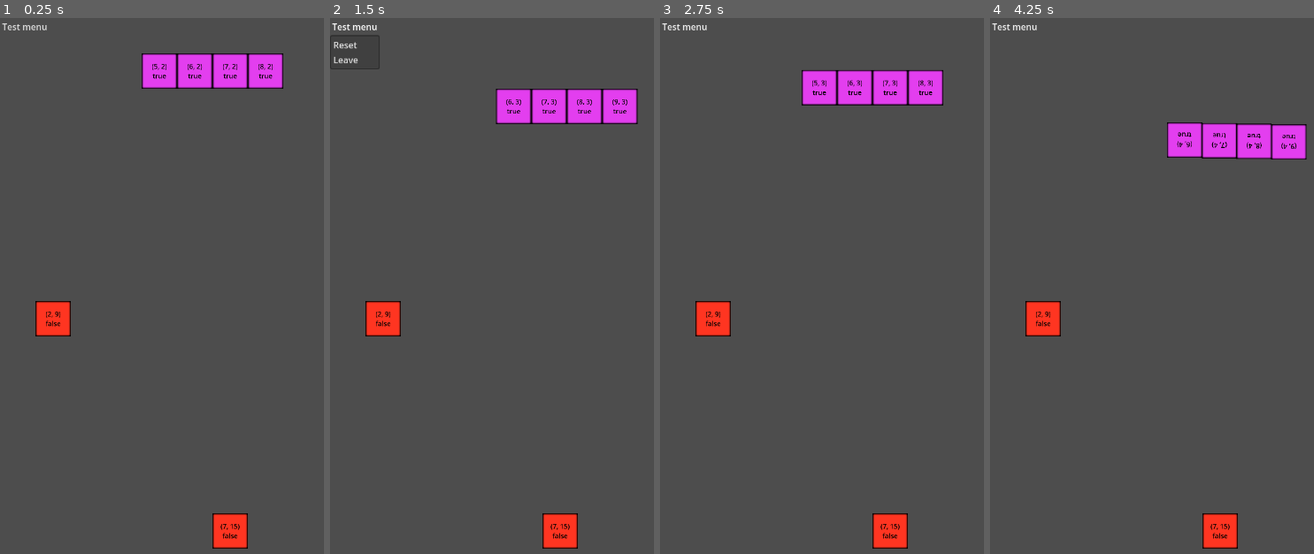
Above: before the commit, frames 1-4 (left to right).
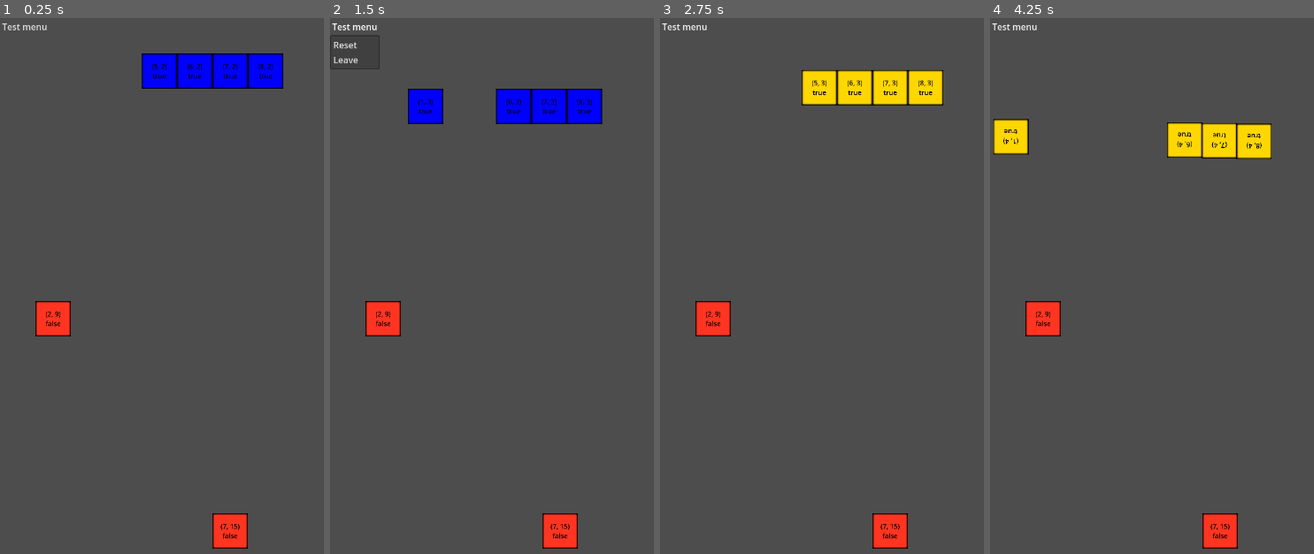
Above: after the commit, the same moments.

Repository: pandulapeter/wrapris
Game: Godot game, scene res://shapes/shape_movement_test.tscn
Same seed, same stepped clock (60 frames per second), same inputs: the game is played once before the commit and once after it. This scene is started directly instead of the project's main scene.
Inputs:
- Up to frame 1 (0.25 s): no input
- Up to frame 2 (1.5 s): click "Test menu" at 0.5 s; hold Right (shape_move_right) from 1.28 s (still down); hold Space (shape_rotate) from 1.28 s (still down)
- Up to frame 3 (2.75 s): release Right (shape_move_right) at 2.03 s; release Space (shape_rotate) at 2.03 s; hold Down (shape_move_down) from 2.03 s (still down); tap Space (shape_rotate) at 2.1 s
- Up to frame 4 (4.25 s): release Down (shape_move_down) at 2.78 s; hold Space (shape_rotate) 2.78-3.53 s; hold Right (shape_move_right) from 2.78 s (still down); tap Space (shape_rotate) at 3.6 s

The runs differ from the first frame. In frame 1, 2.8% of the frame differs, in the area x 43-88%, y 6-14%; in frame 2, 3.6%, in the area x 24-96%, y 13-20%; in frame 3, 2.8%; in frame 4, 3.5%.

Commit message:
Rename the game to Wrapris.

Diff:
--- a/block/block.gd
+++ b/block/block.gd
@@ -8,8 +8,11 @@
 var normalizedDestination: Vector2
 var normalizedDestinationInNextFrame: Vector2
 var shapeId = ""
+var normalizedViewportSize: Vector2
 
 func _ready():
+	normalizedViewportSize = normalizePosition(get_viewport().size)
+
 	# Snap to the grid
 	var normalizedPosition = normalizePosition(global_position)
 	global_position = denormalizePosition(normalizedPosition)
@@ -94,13 +97,22 @@
 func canMoveToDirection(direction: Vector2):
 	if not isMoving:
 		return false
-	var targetPosition = normalizedDestination + direction
+	var targetPosition = calculateFutureDestination(direction)
+	if targetPosition.y > normalizedViewportSize.y:
+		return false
 	var isTargetPositionFree = true
 	for block in get_tree().get_nodes_in_group("blocks"):
 		if block.normalizedDestination == targetPosition:
 			if shapeId == null || not block.is_in_group(shapeId):
 				isTargetPositionFree = false
 	return isTargetPositionFree
+
+func calculateFutureDestination(direction: Vector2):
+	var target = normalizedDestination + direction
+	return Vector2(
+		wrapf(target.x, 1, normalizedViewportSize.x + 1),
+		target.y
+	)
 
 func move(direction: Vector2):
 	# Check that the target position is empty, or is occupied by
@@ -110,7 +122,7 @@
 		if not block.canMoveToDirection(direction):
 			canMove = false
 	if canMove:
-		normalizedDestinationInNextFrame = normalizedDestination + direction
+		normalizedDestinationInNextFrame = calculateFutureDestination(direction)
 	refreshDebugText()
 	return canMove
 
--- a/block/block_placement_test.tscn
+++ b/block/block_placement_test.tscn
@@ -31,6 +31,202 @@
 position = Vector2(31, 1248)
 scale = Vector2(0.25, 0.25)
 tint = Color(0.117647, 0.72549, 0.286275, 1)
+shouldShowDebugInfo = true
+isMoving = false
+
+[node name="StaticBlock05" parent="." instance=ExtResource("1_dbyp8")]
+position = Vector2(95, 1184)
+scale = Vector2(0.25, 0.25)
+tint = Color(0.784314, 0.4, 0.988235, 1)
+shouldShowDebugInfo = true
+isMoving = false
+
+[node name="StaticBlock06" parent="." instance=ExtResource("1_dbyp8")]
+position = Vector2(671, 1184)
+scale = Vector2(0.25, 0.25)
+tint = Color(0.784314, 0.4, 0.988235, 1)
+shouldShowDebugInfo = true
+isMoving = false
+
+[node name="StaticBlock07" parent="." instance=ExtResource("1_dbyp8")]
+position = Vector2(671, 96)
+scale = Vector2(0.25, 0.25)
+tint = Color(0.784314, 0.4, 0.988235, 1)
+shouldShowDebugInfo = true
+isMoving = false
+
+[node name="StaticBlock08" parent="." instance=ExtResource("1_dbyp8")]
+position = Vector2(95, 96)
+scale = Vector2(0.25, 0.25)
+tint = Color(0.784314, 0.4, 0.988235, 1)
+shouldShowDebugInfo = true
+isMoving = false
+
+[node name="StaticBlock09" parent="." instance=ExtResource("1_dbyp8")]
+position = Vector2(159, 1120)
+scale = Vector2(0.25, 0.25)
+tint = Color(0.784314, 0.4, 0.988235, 1)
+shouldShowDebugInfo = true
+isMoving = false
+
+[node name="StaticBlock10" parent="." instance=ExtResource("1_dbyp8")]
+position = Vector2(607, 1120)
+scale = Vector2(0.25, 0.25)
+tint = Color(0.784314, 0.4, 0.988235, 1)
+shouldShowDebugInfo = true
+isMoving = false
+
+[node name="StaticBlock11" parent="." instance=ExtResource("1_dbyp8")]
+position = Vector2(607, 160)
+scale = Vector2(0.25, 0.25)
+tint = Color(0.784314, 0.4, 0.988235, 1)
+shouldShowDebugInfo = true
+isMoving = false
+
+[node name="StaticBlock12" parent="." instance=ExtResource("1_dbyp8")]
+position = Vector2(159, 160)
+scale = Vector2(0.25, 0.25)
+tint = Color(0.784314, 0.4, 0.988235, 1)
+shouldShowDebugInfo = true
+isMoving = false
+
+[node name="StaticBlock13" parent="." instance=ExtResource("1_dbyp8")]
+position = Vector2(223, 1056)
+scale = Vector2(0.25, 0.25)
+tint = Color(0.784314, 0.4, 0.988235, 1)
+shouldShowDebugInfo = true
+isMoving = false
+
+[node name="StaticBlock14" parent="." instance=ExtResource("1_dbyp8")]
+position = Vector2(543, 1056)
+scale = Vector2(0.25, 0.25)
+tint = Color(0.784314, 0.4, 0.988235, 1)
+shouldShowDebugInfo = true
+isMoving = false
+
+[node name="StaticBlock15" parent="." instance=ExtResource("1_dbyp8")]
+position = Vector2(543, 224)
+scale = Vector2(0.25, 0.25)
+tint = Color(0.784314, 0.4, 0.988235, 1)
+shouldShowDebugInfo = true
+isMoving = false
+
+[node name="StaticBlock16" parent="." instance=ExtResource("1_dbyp8")]
+position = Vector2(223, 224)
+scale = Vector2(0.25, 0.25)
+tint = Color(0.784314, 0.4, 0.988235, 1)
+shouldShowDebugInfo = true
+isMoving = false
+
+[node name="StaticBlock17" parent="." instance=ExtResource("1_dbyp8")]
+position = Vector2(287, 992)
+scale = Vector2(0.25, 0.25)
+tint = Color(0.784314, 0.4, 0.988235, 1)
+shouldShowDebugInfo = true
+isMoving = false
+
+[node name="StaticBlock18" parent="." instance=ExtResource("1_dbyp8")]
+position = Vector2(479, 992)
+scale = Vector2(0.25, 0.25)
+tint = Color(0.784314, 0.4, 0.988235, 1)
+shouldShowDebugInfo = true
+isMoving = false
+
+[node name="StaticBlock19" parent="." instance=ExtResource("1_dbyp8")]
+position = Vector2(479, 288)
+scale = Vector2(0.25, 0.25)
+tint = Color(0.784314, 0.4, 0.988235, 1)
+shouldShowDebugInfo = true
+isMoving = false
+
+[node name="StaticBlock20" parent="." instance=ExtResource("1_dbyp8")]
+position = Vector2(287, 288)
+scale = Vector2(0.25, 0.25)
+tint = Color(0.784314, 0.4, 0.988235, 1)
+shouldShowDebugInfo = true
+isMoving = false
+
+[node name="StaticBlock21" parent="." instance=ExtResource("1_dbyp8")]
+position = Vector2(351, 928)
+scale = Vector2(0.25, 0.25)
+tint = Color(0.784314, 0.4, 0.988235, 1)
+shouldShowDebugInfo = true
+isMoving = false
+
+[node name="StaticBlock22" parent="." instance=ExtResource("1_dbyp8")]
+position = Vector2(415, 928)
+scale = Vector2(0.25, 0.25)
+tint = Color(0.784314, 0.4, 0.988235, 1)
+shouldShowDebugInfo = true
+isMoving = false
+
+[node name="StaticBlock23" parent="." instance=ExtResource("1_dbyp8")]
+position = Vector2(415, 352)
+scale = Vector2(0.25, 0.25)
+tint = Color(0.784314, 0.4, 0.988235, 1)
+shouldShowDebugInfo = true
+isMoving = false
+
+[node name="StaticBlock24" parent="." instance=ExtResource("1_dbyp8")]
+position = Vector2(351, 352)
+scale = Vector2(0.25, 0.25)
+tint = Color(0.784314, 0.4, 0.988235, 1)
+shouldShowDebugInfo = true
+isMoving = false
+
+[node name="StaticBlock25" parent="." instance=ExtResource("1_dbyp8")]
+position = Vector2(351, 480)
+scale = Vector2(0.25, 0.25)
+tint = Color(0.784314, 0.4, 0.988235, 1)
+shouldShowDebugInfo = true
+isMoving = false
+
+[node name="StaticBlock26" parent="." instance=ExtResource("1_dbyp8")]
+position = Vector2(415, 480)
+scale = Vector2(0.25, 0.25)
+tint = Color(0.784314, 0.4, 0.988235, 1)
+shouldShowDebugInfo = true
+isMoving = false
+
+[node name="StaticBlock27" parent="." instance=ExtResource("1_dbyp8")]
+position = Vector2(415, 800)
+scale = Vector2(0.25, 0.25)
+tint = Color(0.784314, 0.4, 0.988235, 1)
+shouldShowDebugInfo = true
+isMoving = false
+
+[node name="StaticBlock28" parent="." instance=ExtResource("1_dbyp8")]
+position = Vector2(351, 800)
+scale = Vector2(0.25, 0.25)
+tint = Color(0.784314, 0.4, 0.988235, 1)
+shouldShowDebugInfo = true
+isMoving = false
+
+[node name="StaticBlock29" parent="." instance=ExtResource("1_dbyp8")]
+position = Vector2(351, 608)
+scale = Vector2(0.25, 0.25)
+tint = Color(0.262745, 0.631373, 0.921569, 1)
+shouldShowDebugInfo = true
+isMoving = false
+
+[node name="StaticBlock30" parent="." instance=ExtResource("1_dbyp8")]
+position = Vector2(415, 608)
+scale = Vector2(0.25, 0.25)
+tint = Color(0.262745, 0.631373, 0.921569, 1)
+shouldShowDebugInfo = true
+isMoving = false
+
+[node name="StaticBlock31" parent="." instance=ExtResource("1_dbyp8")]
+position = Vector2(415, 672)
+scale = Vector2(0.25, 0.25)
+tint = Color(0.262745, 0.631373, 0.921569, 1)
+shouldShowDebugInfo = true
+isMoving = false
+
+[node name="StaticBlock32" parent="." instance=ExtResource("1_dbyp8")]
+position = Vector2(351, 672)
+scale = Vector2(0.25, 0.25)
+tint = Color(0.262745, 0.631373, 0.921569, 1)
 shouldShowDebugInfo = true
 isMoving = false
 
--- a/main.gd
+++ b/main.gd
@@ -3,13 +3,15 @@
 enum TestSceneId {
 	BLOCK_PLACEMENT,
 	BLOCK_MOVEMENT,
-	SHAPE_MOVEMENT
+	SHAPE_MOVEMENT,
+	SHAPE_COLORING
 }
 
 func _ready():
 	$TestScenesMenuButton.get_popup().add_item("Block placement", TestSceneId.BLOCK_PLACEMENT)
 	$TestScenesMenuButton.get_popup().add_item("Block movement", TestSceneId.BLOCK_MOVEMENT)
 	$TestScenesMenuButton.get_popup().add_item("Shape movement", TestSceneId.SHAPE_MOVEMENT)
+	$TestScenesMenuButton.get_popup().add_item("Shape coloring", TestSceneId.SHAPE_COLORING)
 	$TestScenesMenuButton.get_popup().id_pressed.connect(onTestSceneSelected)
 
 func onTestSceneSelected(sceneId: TestSceneId):
@@ -20,3 +22,5 @@
 			get_tree().change_scene_to_file("res://block/block_movement_test.tscn")
 		TestSceneId.SHAPE_MOVEMENT:
 			get_tree().change_scene_to_file("res://shapes/shape_movement_test.tscn")
+		TestSceneId.SHAPE_COLORING:
+			get_tree().change_scene_to_file("res://shapes/shape_coloring_test.tscn")
--- a/main.tscn
+++ b/main.tscn
@@ -12,7 +12,7 @@
 offset_bottom = 259.0
 grow_horizontal = 2
 theme_override_font_sizes/font_size = 72
-text = "Patris"
+text = "Wrapris"
 horizontal_alignment = 1
 vertical_alignment = 1
 uppercase = true
--- a/project.godot
+++ b/project.godot
@@ -10,7 +10,7 @@
 
 [application]
 
-config/name="Patris"
+config/name="Wrapris"
 run/main_scene="res://main.tscn"
 config/features=PackedStringArray("4.1", "Forward Plus")
 config/icon="res://icon.svg"
--- a/shapes/base_shape.gd
+++ b/shapes/base_shape.gd
@@ -2,10 +2,18 @@
 
 class_name BaseShape
 
-@export var tint: Color = Color.WHITE
 @export var shouldShowDebugInfo: bool = false
 @export var moveTimerWaitTime: float = 0.5
 var shapeId
+var possibleColors = [
+	Color.BLUE,
+	Color.BLUE_VIOLET,
+	Color.CHARTREUSE,
+	Color.CRIMSON,
+	Color.CYAN,
+	Color.GOLD,
+	Color.GREEN
+]
 
 func getChildBlocks():
 	if (shapeId == null):
@@ -26,6 +34,7 @@
 func initialize():
 	shapeId = "shape" + str($"/root/Shared".onNewShapeCreated())
 	print("Shape " + shapeId + " child count: " + str(get_child_count()))
+	var tint = generateRandomColor()
 	for block in get_children():
 		block.tint = tint
 		block.shouldShowDebugInfo = shouldShowDebugInfo
@@ -38,3 +47,6 @@
 
 func rotateShape():
 	pass
+
+func generateRandomColor():
+	return possibleColors[randi() % possibleColors.size()]
--- /dev/null
+++ b/shapes/shape_coloring_test.tscn
@@ -0,0 +1,313 @@
+[gd_scene load_steps=4 format=3 uid="uid://koy4rfrlyqs8"]
+
+[ext_resource type="PackedScene" uid="uid://c3ca85mocyi1w" path="res://shapes/shape01/shape_01.tscn" id="1_ub8fr"]
+[ext_resource type="PackedScene" uid="uid://3rnb46mqief4" path="res://block/block.tscn" id="2_pdebt"]
+[ext_resource type="PackedScene" uid="uid://bhqmsjpfrii24" path="res://shared/test_menu.tscn" id="3_hxuaq"]
+
+[node name="ShapeMovementTest" type="Node2D"]
+
+[node name="Shape01" parent="." instance=ExtResource("1_ub8fr")]
+position = Vector2(128, 1184)
+moveTimerWaitTime = 1.0
+
+[node name="Shape02" parent="." instance=ExtResource("1_ub8fr")]
+position = Vector2(384, 1184)
+moveTimerWaitTime = 1.0
+
+[node name="Shape03" parent="." instance=ExtResource("1_ub8fr")]
+position = Vector2(640, 1184)
+moveTimerWaitTime = 1.0
+
+[node name="Shape04" parent="." instance=ExtResource("1_ub8fr")]
+position = Vector2(640, 1120)
+moveTimerWaitTime = 1.0
+
+[node name="Shape05" parent="." instance=ExtResource("1_ub8fr")]
+position = Vector2(384, 1120)
+moveTimerWaitTime = 1.0
+
+[node name="Shape06" parent="." instance=ExtResource("1_ub8fr")]
+position = Vector2(128, 1120)
+moveTimerWaitTime = 1.0
+
+[node name="Shape07" parent="." instance=ExtResource("1_ub8fr")]
+position = Vector2(128, 1056)
+moveTimerWaitTime = 1.0
+
+[node name="Shape08" parent="." instance=ExtResource("1_ub8fr")]
+position = Vector2(384, 1056)
+moveTimerWaitTime = 1.0
+
+[node name="Shape09" parent="." instance=ExtResource("1_ub8fr")]
+position = Vector2(640, 1056)
+moveTimerWaitTime = 1.0
+
+[node name="Shape10" parent="." instance=ExtResource("1_ub8fr")]
+position = Vector2(640, 992)
+moveTimerWaitTime = 1.0
+
+[node name="Shape11" parent="." instance=ExtResource("1_ub8fr")]
+position = Vector2(384, 992)
+moveTimerWaitTime = 1.0
+
+[node name="Shape12" parent="." instance=ExtResource("1_ub8fr")]
+position = Vector2(128, 992)
+moveTimerWaitTime = 1.0
+
+[node name="Shape13" parent="." instance=ExtResource("1_ub8fr")]
+position = Vector2(128, 928)
+moveTimerWaitTime = 1.0
+
+[node name="Shape14" parent="." instance=ExtResource("1_ub8fr")]
+position = Vector2(384, 928)
+moveTimerWaitTime = 1.0
+
+[node name="Shape15" parent="." instance=ExtResource("1_ub8fr")]
+position = Vector2(640, 928)
+moveTimerWaitTime = 1.0
+
+[node name="Shape16" parent="." instance=ExtResource("1_ub8fr")]
+position = Vector2(640, 864)
+moveTimerWaitTime = 1.0
+
+[node name="Shape17" parent="." instance=ExtResource("1_ub8fr")]
+position = Vector2(384, 864)
+moveTimerWaitTime = 1.0
+
+[node name="Shape18" parent="." instance=ExtResource("1_ub8fr")]
+position = Vector2(128, 864)
+moveTimerWaitTime = 1.0
+
+[node name="Shape19" parent="." instance=ExtResource("1_ub8fr")]
+position = Vector2(128, 800)
+moveTimerWaitTime = 1.0
+
+[node name="Shape20" parent="." instance=ExtResource("1_ub8fr")]
+position = Vector2(384, 800)
+moveTimerWaitTime = 1.0
+
+[node name="Shape21" parent="." instance=ExtResource("1_ub8fr")]
+position = Vector2(640, 800)
+moveTimerWaitTime = 1.0
+
+[node name="Shape22" parent="." instance=ExtResource("1_ub8fr")]
+position = Vector2(640, 736)
+moveTimerWaitTime = 1.0
+
+[node name="Shape23" parent="." instance=ExtResource("1_ub8fr")]
+position = Vector2(384, 736)
+moveTimerWaitTime = 1.0
+
+[node name="Shape24" parent="." instance=ExtResource("1_ub8fr")]
+position = Vector2(128, 736)
+moveTimerWaitTime = 1.0
+
+[node name="Shape25" parent="." instance=ExtResource("1_ub8fr")]
+position = Vector2(128, 672)
+moveTimerWaitTime = 1.0
+
+[node name="Shape26" parent="." instance=ExtResource("1_ub8fr")]
+position = Vector2(384, 672)
+moveTimerWaitTime = 1.0
+
+[node name="Shape27" parent="." instance=ExtResource("1_ub8fr")]
+position = Vector2(640, 672)
+moveTimerWaitTime = 1.0
+
+[node name="Shape28" parent="." instance=ExtResource("1_ub8fr")]
+position = Vector2(640, 608)
+moveTimerWaitTime = 1.0
+
+[node name="Shape29" parent="." instance=ExtResource("1_ub8fr")]
+position = Vector2(384, 608)
+moveTimerWaitTime = 1.0
+
+[node name="Shape30" parent="." instance=ExtResource("1_ub8fr")]
+position = Vector2(128, 608)
+moveTimerWaitTime = 1.0
+
+[node name="Shape31" parent="." instance=ExtResource("1_ub8fr")]
+position = Vector2(128, 544)
+moveTimerWaitTime = 1.0
+
+[node name="Shape32" parent="." instance=ExtResource("1_ub8fr")]
+position = Vector2(384, 544)
+moveTimerWaitTime = 1.0
+
+[node name="Shape33" parent="." instance=ExtResource("1_ub8fr")]
+position = Vector2(640, 544)
+moveTimerWaitTime = 1.0
+
+[node name="Shape34" parent="." instance=ExtResource("1_ub8fr")]
+position = Vector2(640, 480)
+moveTimerWaitTime = 1.0
+
+[node name="Shape35" parent="." instance=ExtResource("1_ub8fr")]
+position = Vector2(384, 480)
+moveTimerWaitTime = 1.0
+
+[node name="Shape36" parent="." instance=ExtResource("1_ub8fr")]
+position = Vector2(128, 480)
+moveTimerWaitTime = 1.0
+
+[node name="Shape37" parent="." instance=ExtResource("1_ub8fr")]
+position = Vector2(128, 416)
+moveTimerWaitTime = 1.0
+
+[node name="Shape38" parent="." instance=ExtResource("1_ub8fr")]
+position = Vector2(384, 416)
+moveTimerWaitTime = 1.0
+
+[node name="Shape39" parent="." instance=ExtResource("1_ub8fr")]
+position = Vector2(640, 416)
+moveTimerWaitTime = 1.0
+
+[node name="Shape40" parent="." instance=ExtResource("1_ub8fr")]
+position = Vector2(640, 352)
+moveTimerWaitTime = 1.0
+
+[node name="Shape41" parent="." instance=ExtResource("1_ub8fr")]
+position = Vector2(384, 352)
+moveTimerWaitTime = 1.0
+
+[node name="Shape42" parent="." instance=ExtResource("1_ub8fr")]
+position = Vector2(128, 352)
+moveTimerWaitTime = 1.0
+
+[node name="Shape43" parent="." instance=ExtResource("1_ub8fr")]
+position = Vector2(128, 288)
+moveTimerWaitTime = 1.0
+
+[node name="Shape44" parent="." instance=ExtResource("1_ub8fr")]
+position = Vector2(384, 288)
+moveTimerWaitTime = 1.0
+
+[node name="Shape45" parent="." instance=ExtResource("1_ub8fr")]
+position = Vector2(640, 288)
+moveTimerWaitTime = 1.0
+
+[node name="Shape46" parent="." instance=ExtResource("1_ub8fr")]
+position = Vector2(640, 224)
+moveTimerWaitTime = 1.0
+
+[node name="Shape47" parent="." instance=ExtResource("1_ub8fr")]
+position = Vector2(384, 224)
+moveTimerWaitTime = 1.0
+
+[node name="Shape48" parent="." instance=ExtResource("1_ub8fr")]
+position = Vector2(128, 224)
+moveTimerWaitTime = 1.0
+
+[node name="Shape49" parent="." instance=ExtResource("1_ub8fr")]
+position = Vector2(128, 160)
+moveTimerWaitTime = 1.0
+
+[node name="Shape50" parent="." instance=ExtResource("1_ub8fr")]
+position = Vector2(384, 160)
+moveTimerWaitTime = 1.0
+
+[node name="Shape51" parent="." instance=ExtResource("1_ub8fr")]
+position = Vector2(640, 160)
+moveTimerWaitTime = 1.0
+
+[node name="Shape52" parent="." instance=ExtResource("1_ub8fr")]
+position = Vector2(640, 96)
+moveTimerWaitTime = 1.0
+
+[node name="Shape53" parent="." instance=ExtResource("1_ub8fr")]
+position = Vector2(384, 96)
+moveTimerWaitTime = 1.0
+
+[node name="Shape54" parent="." instance=ExtResource("1_ub8fr")]
+position = Vector2(128, 96)
+moveTimerWaitTime = 1.0
+
+[node name="Shape55" parent="." instance=ExtResource("1_ub8fr")]
+position = Vector2(128, 32)
+moveTimerWaitTime = 1.0
+
+[node name="Shape56" parent="." instance=ExtResource("1_ub8fr")]
+position = Vector2(384, 32)
+moveTimerWaitTime = 1.0
+
+[node name="Shape57" parent="." instance=ExtResource("1_ub8fr")]
+position = Vector2(640, 32)
+moveTimerWaitTime = 1.0
+
+[node name="StaticBlock01" parent="." instance=ExtResource("2_pdebt")]
+position = Vector2(32, 1248)
+scale = Vector2(0.25, 0.25)
+tint = Color(1, 0.207843, 0.129412, 1)
+isMoving = false
+
+[node name="StaticBlock02" parent="." instance=ExtResource("2_pdebt")]
+position = Vector2(96, 1248)
+scale = Vector2(0.25, 0.25)
+tint = Color(1, 0.207843, 0.129412, 1)
+isMoving = false
+
+[node name="StaticBlock03" parent="." instance=ExtResource("2_pdebt")]
+position = Vector2(160, 1248)
+scale = Vector2(0.25, 0.25)
+tint = Color(1, 0.207843, 0.129412, 1)
+isMoving = false
+
+[node name="StaticBlock04" parent="." instance=ExtResource("2_pdebt")]
+position = Vector2(224, 1248)
+scale = Vector2(0.25, 0.25)
+tint = Color(1, 0.207843, 0.129412, 1)
+isMoving = false
+
+[node name="StaticBlock05" parent="." instance=ExtResource("2_pdebt")]
+position = Vector2(288, 1248)
+scale = Vector2(0.25, 0.25)
+tint = Color(1, 0.207843, 0.129412, 1)
+isMoving = false
+
+[node name="StaticBlock06" parent="." instance=ExtResource("2_pdebt")]
+position = Vector2(352, 1248)
+scale = Vector2(0.25, 0.25)
+tint = Color(1, 0.207843, 0.129412, 1)
+isMoving = false
+
+[node name="StaticBlock07" parent="." instance=ExtResource("2_pdebt")]
+position = Vector2(416, 1248)
+scale = Vector2(0.25, 0.25)
+tint = Color(1, 0.207843, 0.129412, 1)
+isMoving = false
+
+[node name="StaticBlock08" parent="." instance=ExtResource("2_pdebt")]
+position = Vector2(480, 1248)
+scale = Vector2(0.25, 0.25)
+tint = Color(1, 0.207843, 0.129412, 1)
+isMoving = false
+
+[node name="StaticBlock09" parent="." instance=ExtResource("2_pdebt")]
+position = Vector2(544, 1248)
+scale = Vector2(0.25, 0.25)
+tint = Color(1, 0.207843, 0.129412, 1)
+isMoving = false
+
+[node name="StaticBlock10" parent="." instance=ExtResource("2_pdebt")]
+position = Vector2(608, 1248)
+scale = Vector2(0.25, 0.25)
+tint = Color(1, 0.207843, 0.129412, 1)
+isMoving = false
+
+[node name="StaticBlock11" parent="." instance=ExtResource("2_pdebt")]
+position = Vector2(672, 1248)
+scale = Vector2(0.25, 0.25)
+tint = Color(1, 0.207843, 0.129412, 1)
+isMoving = false
+
+[node name="StaticBlock12" parent="." instance=ExtResource("2_pdebt")]
+position = Vector2(736, 1248)
+scale = Vector2(0.25, 0.25)
+tint = Color(1, 0.207843, 0.129412, 1)
+isMoving = false
+
+[node name="TestMenuMenuButton" parent="." instance=ExtResource("3_hxuaq")]
+offset_right = 90.0
+offset_bottom = 31.0
+size_flags_horizontal = 4
+size_flags_vertical = 4
